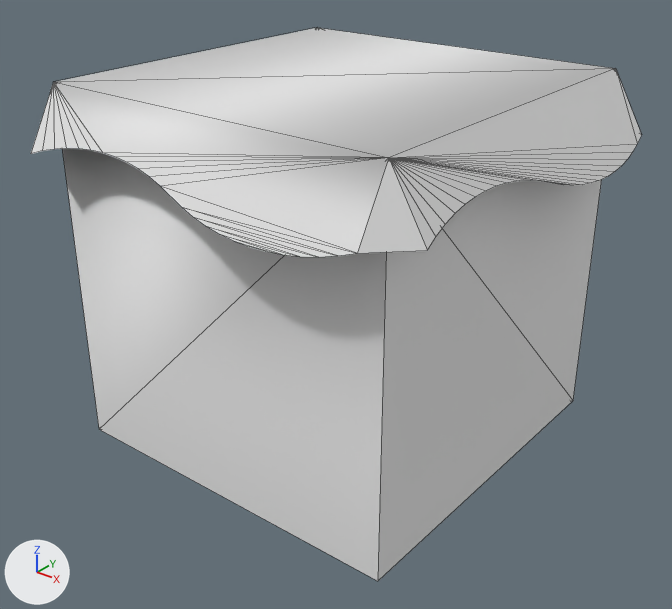
Two versions of the OBJ model data/platforms/blockSnow.obj, one commit apart.
Before and after are seen from a camera (50 mm lens) standing at (0.755, -0.959, 0.8) and looking at (0.01, -0.028, 0.223). The lights are fixed; the arrows at lower left show +X, +Y and +Z. Mesh edges are drawn as thin lines. Where no turn or scale is listed for an object, it has been applied to the vertices. Vertices at the same position are counted once.

Names of what the first picture shows: 'blockSnow'.
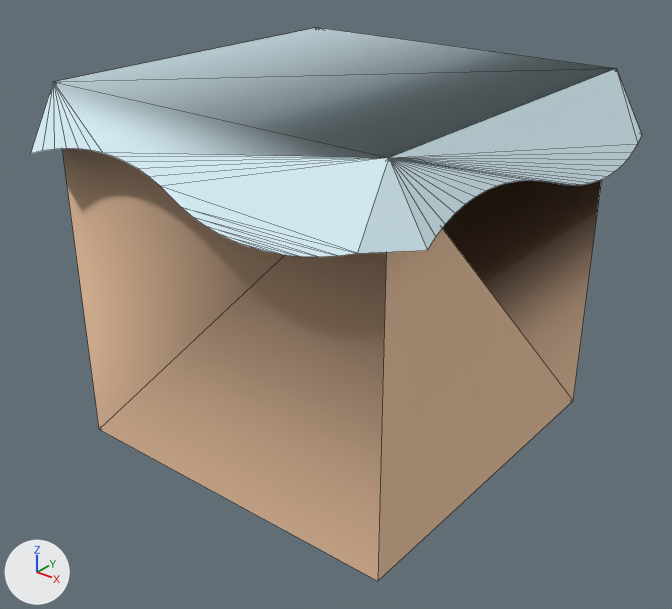
The newer file is also rescaled (x1.924), turned or shifted as a whole; pictures and numbers use the older file's frame.

Patch to the scene script:
```diff
--- a/data/platforms/blockSnow.obj.py
+++ b/data/platforms/blockSnow.obj.py
@@ mat_snow @@
+mat_snow = principled_material('snow')
+mat_snow.base_color = (0.741, 0.933, 1.0)  # white #dff7ff
+mat_snow.roughness = 1.0
@@ mat_dirt @@
+mat_dirt = principled_material('dirt')
+mat_dirt.base_color = (0.878, 0.576, 0.373)  # beige #f1c8a4
+mat_dirt.roughness = 1.0
@@ me_blocksnow @@
 # used by ob_blocksnow; location = (0.0, 0.0, 0.0)
-me_blocksnow.from_pydata(...)  # 105 vertices, 113 faces; spans x -0.32..0.32, y -0.32..0.321, z 0.02..0.54
-me_blocksnow.vertices[0].co = (-0.26, -0.26, 0.021)  # pixel (99, 429)
-me_blocksnow.vertices[2].co = (-0.26, 0.26, 0.02)
-me_blocksnow.vertices[32].co = (0.152, -0.32, 0.436)  # pixel (265, 251)
-me_blocksnow.vertices[34].co = (0.13, -0.32, 0.435)  # pixel (249, 246)
+me_blocksnow.from_pydata(...)  # 105 vertices, 113 faces; spans x -0.32..0.32, y -0.32..0.32, z 0.02..0.54
+# me_blocksnow part 1
+me_blocksnow.vertices[0].co = (-0.26, 0.26, 0.02)
+me_blocksnow.vertices[2].co = (-0.26, -0.26, 0.021)  # pixel (99, 429)
+# me_blocksnow part 2
+me_blocksnow.vertices[32].co = (0.13, -0.32, 0.435)  # pixel (249, 246)
+me_blocksnow.vertices[34].co = (0.152, -0.32, 0.436)  # pixel (265, 251)
+# me_blocksnow part 3: 5 faces spanning x -0.26..0.26, y -0.26..0.26, z 0.02..0.54 switch from mat_mat_1 (white #e7e7e7) to mat_dirt (beige #f1c8a4)
+# me_blocksnow part 4: 99 faces spanning x -0.32..0.32, y -0.32..0.32, z 0.435..0.54 switch from mat_mat_2 (white #e7e7e7) to mat_snow (white #dff7ff)
```

Location of each change, (x1, y1, x2, y2) in pixels of the pictures (672 x 609 px; the box of a moved part takes in the faces that stretch with it):
part 1 of me_blocksnow, moved or reshaped
    both: (62, 148, 386, 581)
part 2 of me_blocksnow, moved or reshaped
    before: (237, 242, 278, 254)
    after: (234, 241, 282, 255)
part 3 of me_blocksnow, recoloured (white to beige)
    both: (378, 180, 602, 581)
part 4 of me_blocksnow, recoloured
    both: (31, 28, 641, 257)
